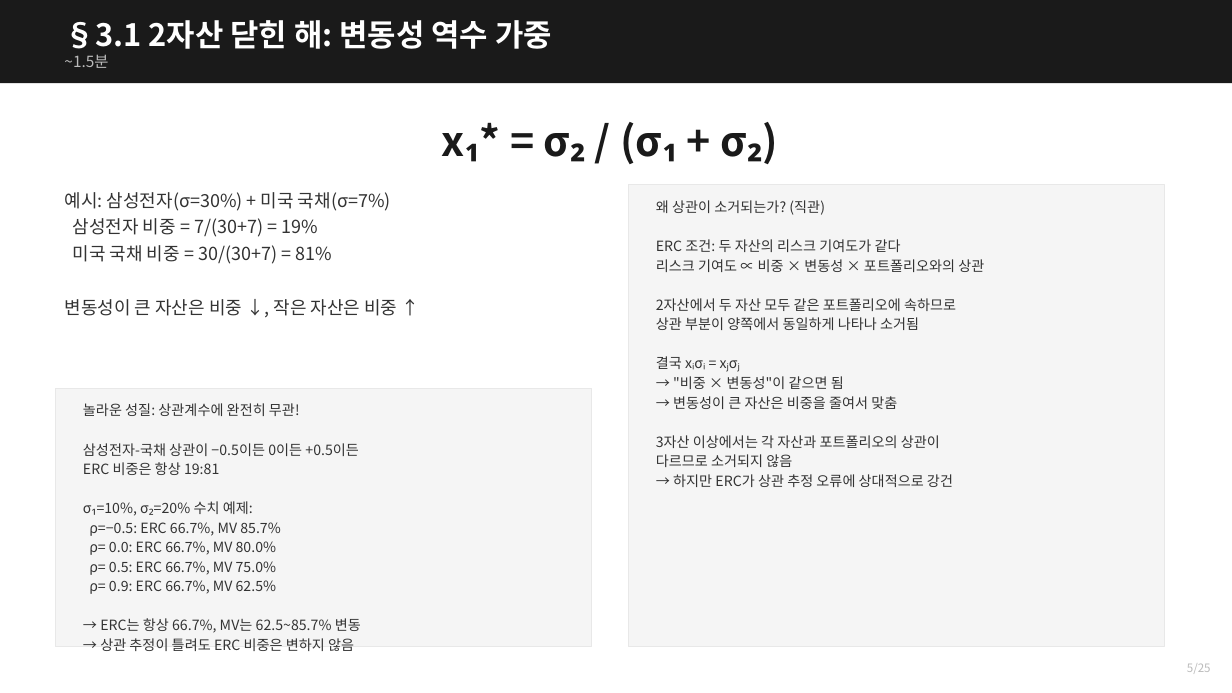
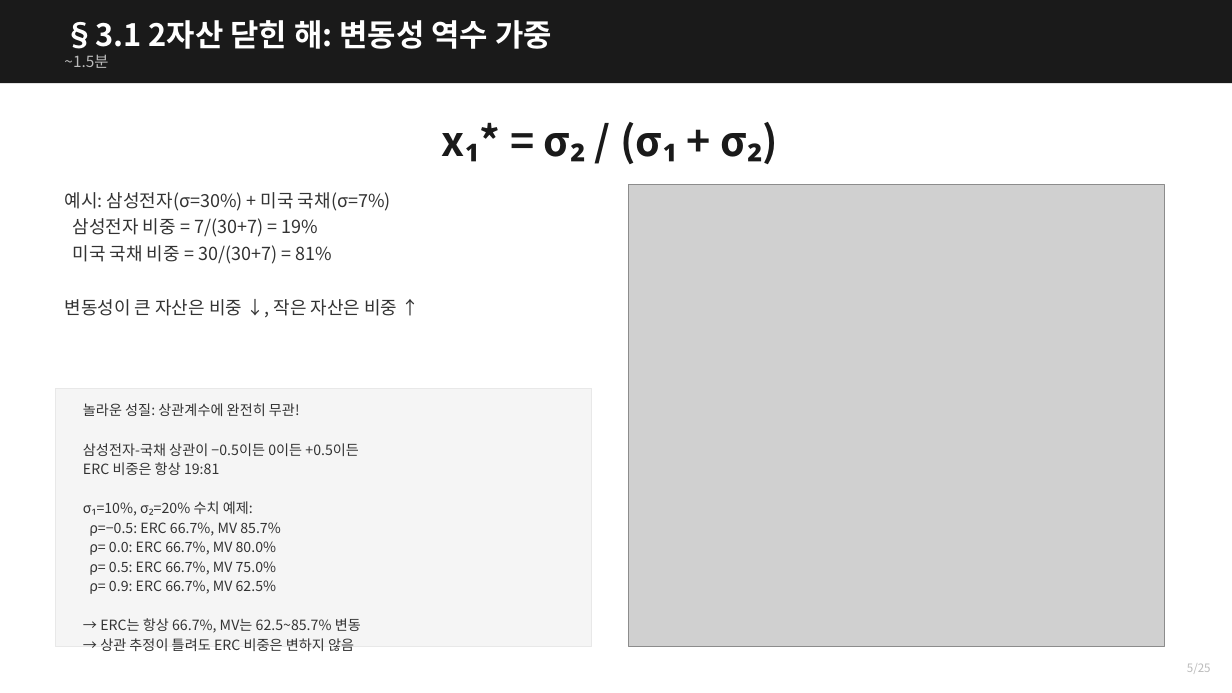
Before and after one commit to gkfla2020-bit/gkfla2020-bit.github.io, a slide deck: slide 5 of erc-presentation/erc_30min_bw.pptx. Drawn at 1232x693 pixels with LibreOffice and Linux fonts; fonts in the diff are those of the drawing; grey boxes stand for pictures. Boxes give left, top, right and bottom in pixels: in the first picture for what was removed or moved away, otherwise in the second. Text is boxed around its words. In the diff, an @@ line names an element or a change of style, - is before the commit and + after.

Commit message:
ERC PPT: 드리븐 차트 8개 추가 (누적수익률, 박스플롯, 시계열, 상관행렬, 2자산, 4자산)

```diff
--- a/erc-presentation/erc_30min_bw.pptx
+++ b/erc-presentation/erc_30min_bw.pptx
@@ rectangle removed at [628, 185, 1165, 647] @@
@@ picture added at [628, 185, 1165, 647] @@
@@ text removed at [656, 200, 984, 487] @@
-왜 상관이 소거되는가? (직관)
-ERC 조건: 두 자산의 리스크 기여도가 같다
-리스크 기여도 ∝ 비중 × 변동성 × 포트폴리오와의 상관
-2자산에서 두 자산 모두 같은 포트폴리오에 속하므로
-상관 부분이 양쪽에서 동일하게 나타나 소거됨
-결국 xᵢσᵢ = xⱼσⱼ
-→ "비중 × 변동성"이 같으면 됨
-→ 변동성이 큰 자산은 비중을 줄여서 맞춤
-3자산 이상에서는 각 자산과 포트폴리오의 상관이
-다르므로 소거되지 않음
-→ 하지만 ERC가 상관 추정 오류에 상대적으로 강건
```
Also in this commit, not shown: 5 other slides changed.
